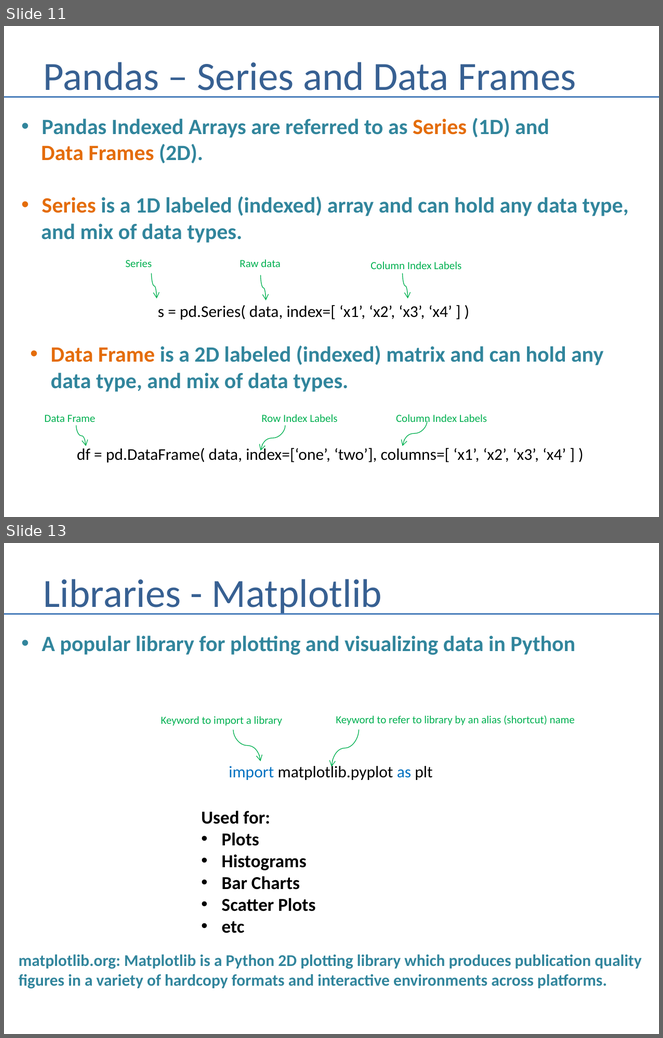
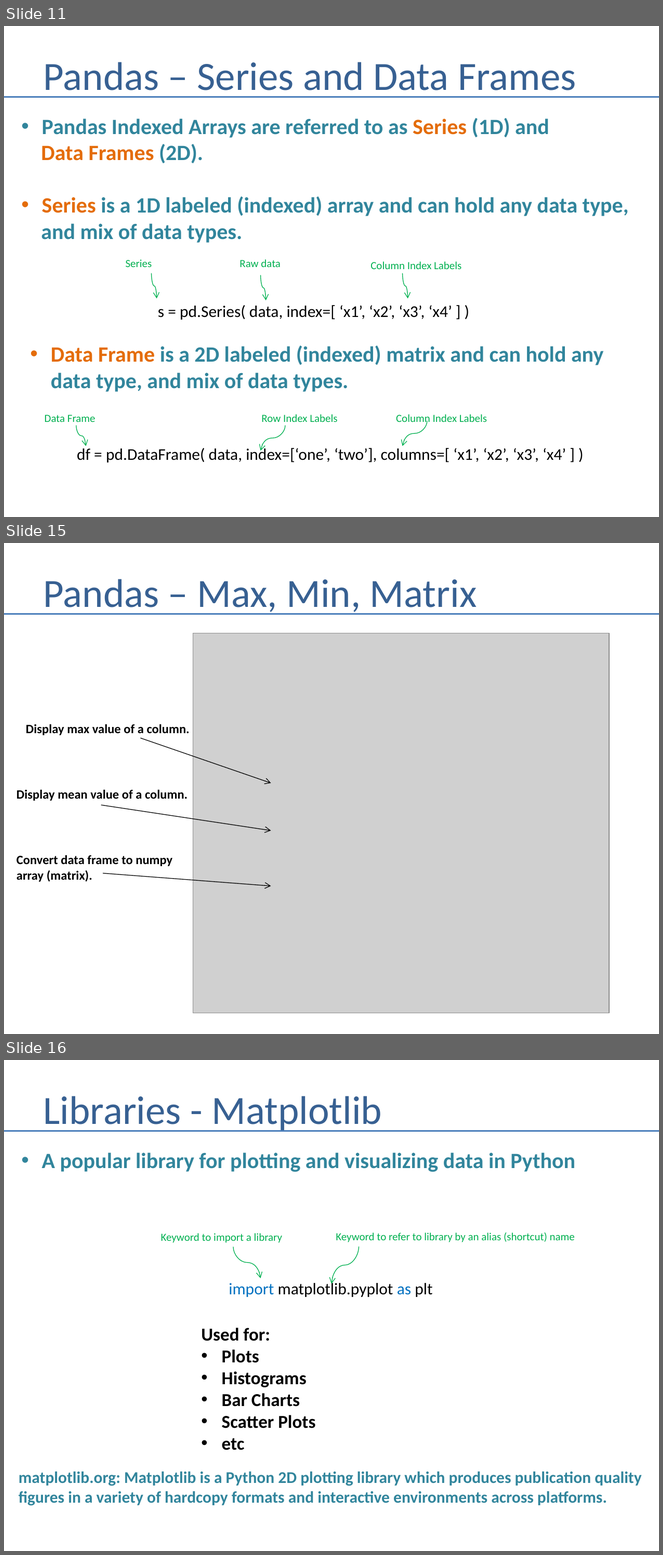
Before and after one commit to andrewferlitsch/Portland-Data-Science-Group, a slide deck: Presentations/Python - Numpy and Pandas.pptx. Shown one above the other, each under a label of ours: slides 11 and 13 before the commit, slides 11, 15 and 16 after it; the slides between them are not shown. The pictures are 663x1038 and 663x1555 pixels, drawn with LibreOffice and Linux fonts; fonts in the diff are those of the drawing; grey boxes stand for pictures. Boxes give left, top, right and bottom in pixels: in the first picture for what was removed or moved away, otherwise in the second. Text is boxed around its words. In the diff, an @@ line names an element or a change of style, - is before the commit and + after.

Commit message:
pandas update

```diff
--- a/Presentations/Python - Numpy and Pandas.pptx
+++ b/Presentations/Python - Numpy and Pandas.pptx
@@ slide 15 added at (x1=4, y1=543, x2=659, y2=1034), background #FFFFFF @@
@@ title added at (x1=44, y1=579, x2=477, y2=615), 44 pt, text #376092 @@
+Pandas – Max, Min, Matrix
@@ line added from (4, 614) to (659, 614), #4B7EBC 1.5 pt @@
@@ picture added at (x1=193, y1=633, x2=609, y2=1014) @@
@@ text added at (x1=26, y1=724, x2=190, y2=735), 14 pt, text #000000, bold @@
+Display max value of a column.
@@ arrow added from (140, 738) to (271, 783), #000000 0.75 pt @@
@@ text added at (x1=16, y1=789, x2=188, y2=801), 14 pt, text #000000, bold @@
+Display mean value of a column.
@@ arrow added from (101, 805) to (271, 831), #000000 0.75 pt @@
@@ text added at (x1=16, y1=855, x2=172, y2=882), 14 pt, text #000000, bold @@
+Convert data frame to numpy
+array (matrix).
@@ arrow added from (103, 873) to (271, 886), #000000 0.75 pt @@
@@ what was slide 13 is now slide 16 @@
```
Also in this commit, not shown: 1 slide changed, 2 other slides added.
